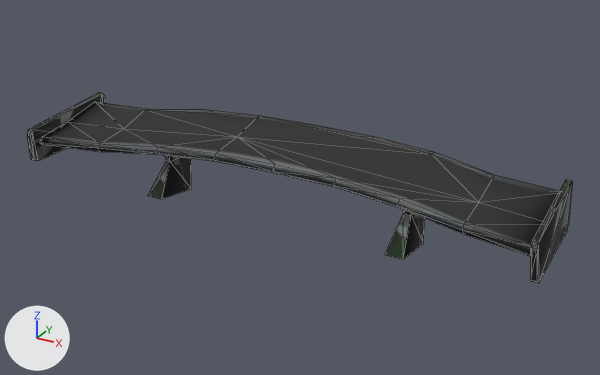
Two versions of the glTF model public/models/parts/blitz-rear_spoiler.glb, one commit apart.
The view is the same before and after, from a camera (50 mm lens) standing at (1.076, -1.844, 1.034) and looking at (0.05, 0.021, 0.102). Lighting does not change. The marker at lower left points along +X, +Y and +Z. The picture after the commit comes second. Mesh edges are drawn as thin lines. Vertices at exactly the same position are counted once.

Objects in the first picture: 'Spoiler'.
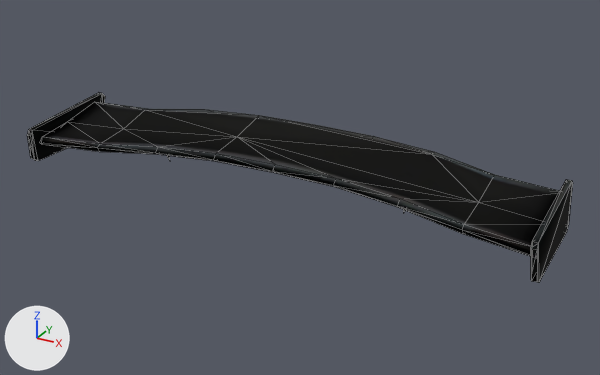
The newer file is also turned or shifted as a whole; pictures and numbers use the older file's frame.

Scene script edits in JSON lines:
```json
{"op": "add", "block": "img_tripo_base_color_480e5181_1a2e_46b1_bfca_ab60a7ae9b25", "code": ["img_tripo_base_color_480e5181_1a2e_46b1_bfca_ab60a7ae9b25 = load_image('tripo_base_color_480e5181-1a2e-46b1-bfca-ab60a7ae9b25', '_unpacked/tripo_base_color_480e5181-1a2e-46b1-bfca-ab60a7ae9b25', 2048, 2048, 'sRGB')"]}
{"op": "set", "path": "mat_spoiler.texture", "old": "img_spoileratlas_wing", "new": "img_tripo_base_color_480e5181_1a2e_46b1_bfca_ab60a7ae9b25"}
{"op": "set", "path": "mat_spoiler.metallic", "old": "0.0", "new": "1.0"}
{"op": "set", "path": "mat_spoiler.roughness", "old": "0.9", "new": "1.0"}
{"block": "me_spoiler", "where": "# used by ob_spoiler; location = (0.0, 0.0, 0.0)"}
{"block": "me_spoiler", "where": "# verts and faces of me_spoiler; kept vertices keep their numbers, new ones are numbered from 117"}
{"block": "me_spoiler", "where": "# before: 52 (-0.76, -0.17, 0.09) at pixel (34, 160), 53 (-0.76, -0.18, 0.1) at pixel (31, 159), 54 (-0.76, -0.19, 0.11) at pixel (30, 158), 55 (-0.75, -0.18, 0.1) at pixel (34, 160), 57 (-0.74, -0.19, 0.11) at pixel (34, 159)"}
{"block": "me_spoiler", "where": "# before: 58 (-0.75, -0.2, 0.19) at pixel (27, 134), 59 (-0.75, -0.17, 0.09) at pixel (38, 160)"}
{"block": "me_spoiler", "where": "# before: 72 (0.75, -0.19, 0.11) at pixel (530, 279), 73 (0.75, -0.18, 0.1) at pixel (531, 281), 74 (0.76, -0.19, 0.11) at pixel (537, 281), 75 (0.74, -0.19, 0.2) at pixel (532, 241), 76 (0.76, -0.2, 0.19) at pixel (537, 249)"}
{"block": "me_spoiler", "where": "# before: 78 (0.76, -0.18, 0.1) at pixel (537, 282), 79 (0.76, -0.17, 0.09) at pixel (539, 282)"}
{"op": "remove", "block": "me_spoiler", "code": "me_spoiler.from_pydata(...)  # 117 vertices, 214 faces; spans x -0.76..0.76, y -0.2..0.2, z 0.0..0.23"}
{"op": "add", "block": "me_spoiler", "code": "me_spoiler.from_pydata(...)  # 103 vertices, 166 faces; spans x -0.76..0.76, y -0.2..0.2, z 0.09..0.23"}
{"block": "me_spoiler", "change": "me_spoiler part 1"}
{"op": "add", "block": "me_spoiler", "code": "delete_vertices([53])  # with the faces that use them"}
{"op": "add", "block": "me_spoiler", "code": "delete_faces([(54, 55, 57), (54, 57, 58), (55, 59, 57)])"}
{"block": "me_spoiler", "change": "me_spoiler part 2"}
{"op": "add", "block": "me_spoiler", "code": "delete_vertices([78])  # with the faces that use them"}
{"op": "add", "block": "me_spoiler", "code": "delete_faces([(72, 73, 74), (72, 75, 73), (72, 74, 76)])"}
{"block": "me_spoiler", "change": "me_spoiler part 3"}
{"block": "me_spoiler", "change": "6 vertices are removed from x -0.4..-0.35, y -0.09..0.12, z 0.0..0.11"}
{"block": "me_spoiler", "change": "18 faces are deleted"}
{"block": "me_spoiler", "change": "me_spoiler part 4"}
{"block": "me_spoiler", "change": "6 vertices are removed from x 0.36..0.41, y -0.09..0.12, z 0.0..0.11"}
{"block": "me_spoiler", "change": "18 faces are deleted"}
{"block": "me_spoiler", "change": "me_spoiler part 5: 165 kept faces spanning x -0.76..0.76, y -0.2..0.2, z 0.09..0.23 get new texture (UV) coordinates"}
```

Where the change shows, as pixel boxes (x1, y1, x2, y2) in the pictures (600 x 375 px):
```json
{"object": "Spoiler", "change": "surface changed, reshaped", "before": [27, 93, 573, 283], "after": [27, 93, 573, 283], "on screen": "darker"}
{"part": 1, "of": "me_spoiler", "change": "deleted", "before": [27, 135, 37, 161]}
{"part": 2, "of": "me_spoiler", "change": "deleted", "before": [531, 254, 539, 283]}
{"part": 3, "of": "me_spoiler", "change": "deleted", "before": [148, 155, 191, 199]}
{"part": 4, "of": "me_spoiler", "change": "deleted", "before": [385, 210, 425, 259]}
{"part": 5, "of": "me_spoiler", "change": "surface changed", "before": [27, 93, 573, 282], "after": [27, 93, 573, 282], "on screen": "darker"}
```
